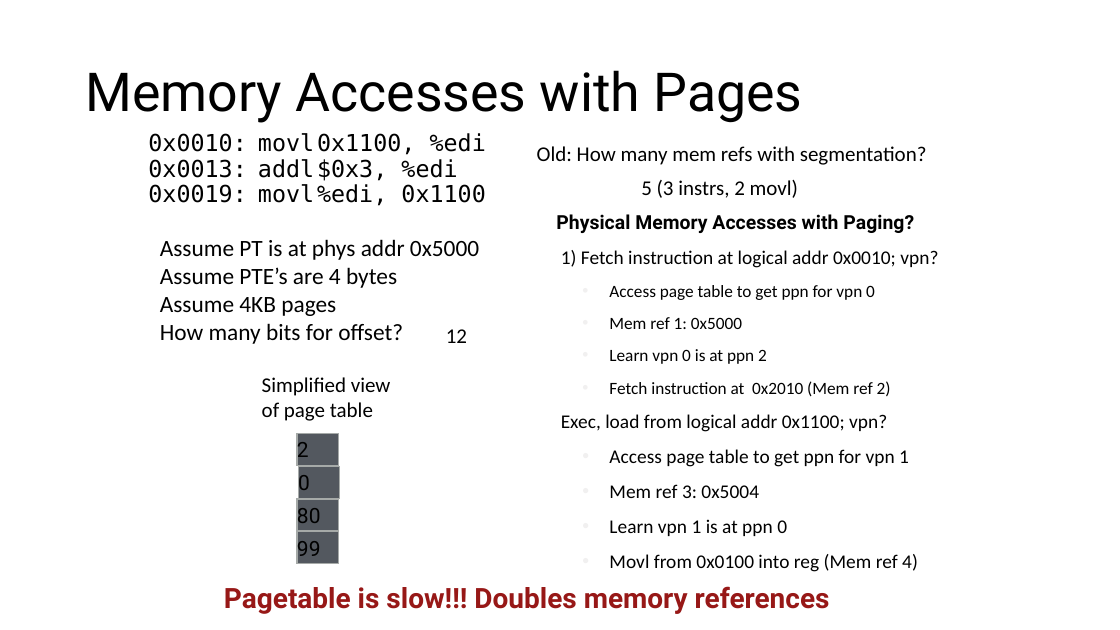
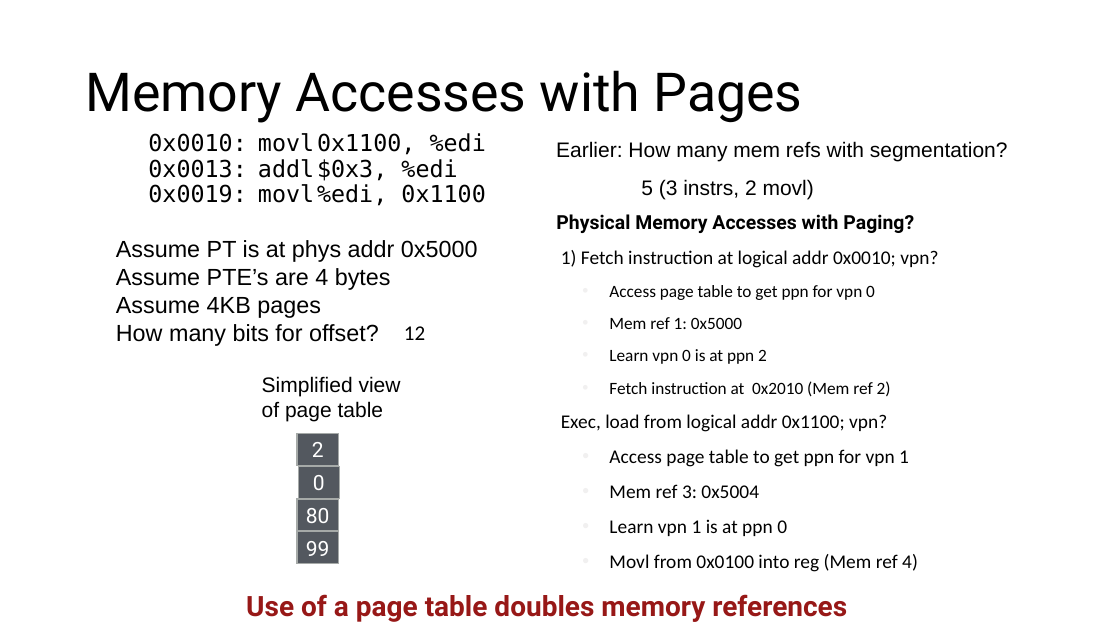
Before and after one commit to ngsrinivas/coursegen, a slide deck: slide 9 of ex/416-F23/staging/416-F23/lectures/06-paging.pptx. Drawn at 1120x630 pixels with LibreOffice and Linux fonts; fonts in the diff are those of the drawing. Boxes give left, top, right and bottom in pixels: in the first picture for what was removed or moved away, otherwise in the second. Text is boxed around its words. In the diff, an @@ line names an element or a change of style, - is before the commit and + after.

```diff
--- a/ex/416-F23/staging/416-F23/lectures/06-paging.pptx
+++ b/ex/416-F23/staging/416-F23/lectures/06-paging.pptx
@@ text at [556,141,1008,161]: text changed; font Calibri to Arial @@
-Old: How many mem refs with segmentation?
+Earlier: How many mem refs with segmentation?
@@ font Calibri to Arial in 3 elements at [262,376,401,421], [641,179,814,200], [116,240,478,346] @@
@@ text "Assume PT is at phys ...": place and size @@
-text "Assume PT is at phys ..." at [160,239,479,344]
+text "Assume PT is at phys ..." at [116,240,478,346]
@@ text "12": place and size @@
-text "12" at [446,329,467,343]
+text "12" at [404,326,425,340]
@@ text colour #000000 to #FFFFFF; alignment left to centre in 4 elements at [297,434,339,465], [298,466,339,498], [297,499,339,531], [297,532,339,564] @@
@@ text at [246,594,847,622]: text changed @@
-Pagetable is slow!!! Doubles memory references
+Use of a page table doubles memory references
```
Also in this commit, not shown: 42 other slides changed, 3 slides added, 62 slides removed, 4 other files.
